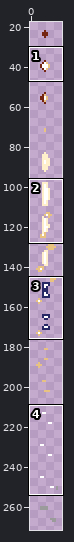
File history of a sprite sheet, assets/img/characters/main1/added_naked/main_char-4.png. Above, an overview of the earlier version with the close-up marked.
Close-up. First the earlier version:
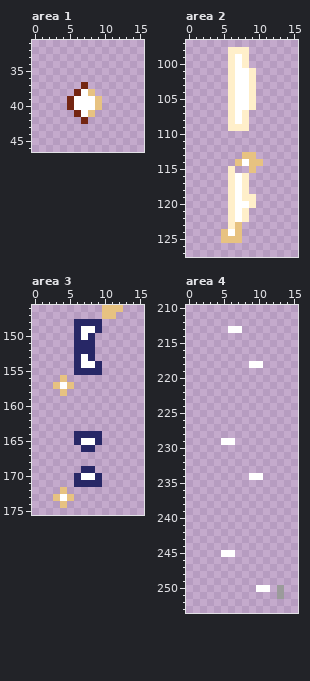
The file is 16x272 pixels. Shown: area 1: x 0..15, y 31..46; area 2: x 0..15, y 97..127; area 3: x 0..15, y 146..175; area 4: x 0..15, y 210..253. The wide view leaves out empty margins. The commit also changed other parts of the picture, which this record leaves out.
The result:
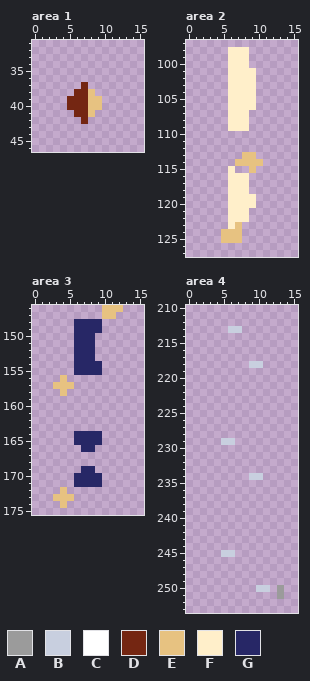
Palette (. is transparent): A #9b9b9b  B #c8cfdf  C #ffffff  D #742612  E #e7c281  F #ffefca  G #272766
Change:
--- area 1
@@ x 4..10 @@
 37 ...D...
-38 ..DCE..
-39 .DCCCE.
-40 .DCCCE.
-41 ..DCE..
+38 ..DDE..
+39 .DDDEE.
+40 .DDDEE.
+41 ..DDE..
 42 ...D...
--- area 2
@@ x 5..10 @@
  98 .FFF..
- 99 .FCF..
-100 .FCF..
-101 .FCCF.
-102 .FCCF.
-103 .FCCF.
-104 .FCCF.
-105 .FCCF.
-106 .FCCF.
-107 .FCF..
-108 .FCF..
+ 99 .FFF..
+100 .FFF..
+101 .FFFF.
+102 .FFFF.
+103 .FFFF.
+104 .FFFF.
+105 .FFFF.
+106 .FFFF.
+107 .FFF..
+108 .FFF..
 109 .FFF..
@@ x 4..10 @@
 113 ....EE.
-114 ...ECEE
+114 ...EEEE
 115 ..F..E.
-116 ..FCF..
-117 ..FCF..
-118 ..FCF..
-119 ..FCFF.
-120 ..FCCF.
-121 ..FCF..
-122 ..FCF..
+116 ..FFF..
+117 ..FFF..
+118 ..FFF..
+119 ..FFFF.
+120 ..FFFF.
+121 ..FFF..
+122 ..FFF..
 123 ..FE...
-124 .ECE...
+124 .EEE...
 125 .EEE...
--- area 3
@@ x 2..10 @@
 148 ....GGGG.
-149 ....GCCG.
-150 ....GCG..
+149 ....GGGG.
+150 ....GGG..
 151 ....GGG..
 152 ....GGG..
-153 ....GCG..
-154 ....GCCG.
+153 ....GGG..
+154 ....GGGG.
 155 ....GGGG.
 156 ..E......
-157 .ECE.....
+157 .EEE.....
 158 ..E......
@@ x 5..10 @@
 164 .GGGG.
-165 .GCCG.
+165 .GGGG.
 166 ..GG..
@@ x 2..10 @@
 169 .....GG..
-170 ....GCCG.
+170 ....GGGG.
 171 ....GGGG.
 172 ..E......
-173 .ECE.....
+173 .EEE.....
 174 ..E......
--- area 4
@@ x 4..9 @@
 212 ......
-213 ..CC..
+213 ..BB..
 214 ......
@@ x 7..12 @@
 217 ......
-218 ..CC..
+218 ..BB..
 219 ......
@@ x 3..8 @@
 228 ......
-229 ..CC..
+229 ..BB..
 230 ......
@@ x 7..12 @@
 233 ......
-234 ..CC..
+234 ..BB..
 235 ......
@@ x 3..8 @@
 244 ......
-245 ..CC..
+245 ..BB..
 246 ......
@@ x 8..13 @@
 249 ......
-250 ..CC.A
+250 ..BB.A
 251 .....A
